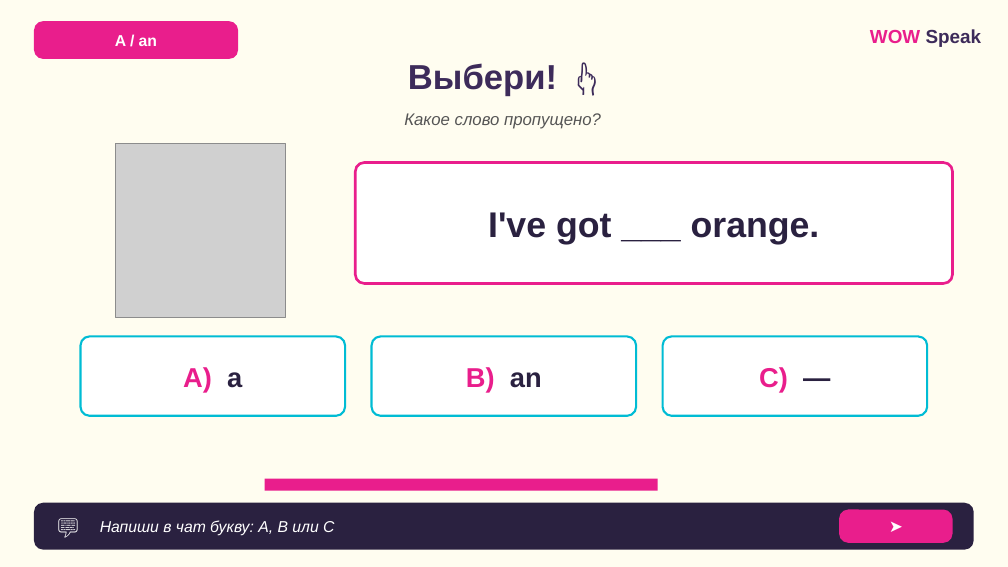
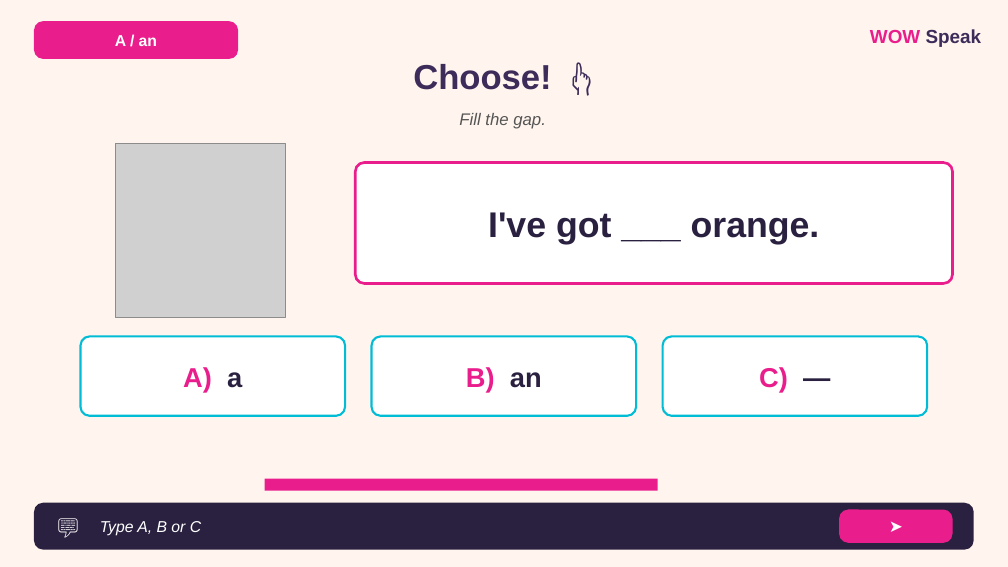
Before and after one commit to wowspeakschool-lang/classroom, a slide deck: slide 12 of vebinary/03.12_A-an/7-9/WOW_Speak_A_An_Food_7-9_LESSON.pptx (slide 11 before the commit). Drawn at 1008x567 pixels with LibreOffice and Linux fonts; fonts in the diff are those of the drawing; grey boxes stand for pictures. Boxes give left, top, right and bottom in pixels: in the first picture for what was removed or moved away, otherwise in the second. Text is boxed around its words. In the diff, an @@ line names an element or a change of style, - is before the commit and + after.

```diff
--- a/vebinary/03.12_A-an/7-9/WOW_Speak_A_An_Food_7-9_LESSON.pptx
+++ b/vebinary/03.12_A-an/7-9/WOW_Speak_A_An_Food_7-9_LESSON.pptx
@@ background #FFFDF0 to #FFF5EE @@
@@ text at bbox=[413, 64, 552, 90]: text changed @@
-Выбери! 👆
+Choose! 👆
@@ text at bbox=[459, 113, 546, 129]: text changed @@
-Какое слово пропущено?
+Fill the gap.
@@ text at bbox=[100, 521, 201, 536]: text changed @@
-Напиши в чат букву: A, B или C
+Type A, B or C
```
Also in this commit, not shown: 19 other slides changed, 4 slides added, 3 slides removed, 9 other files.
